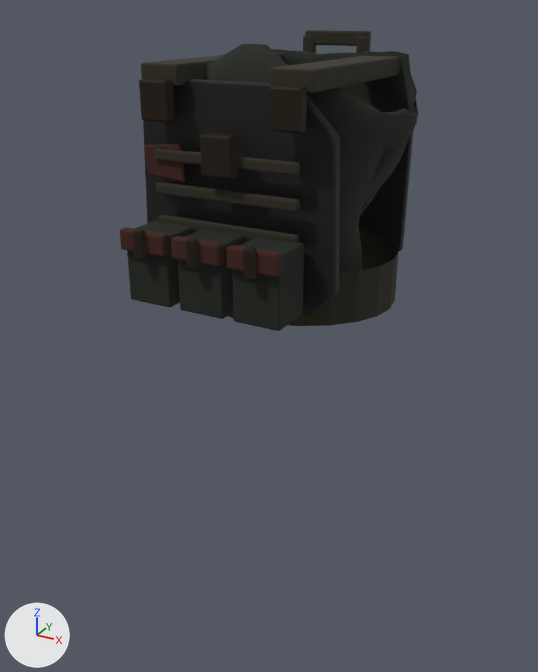
The glTF model docs/art/reviews/unified-equipment-ballistic-vest-v1/vest/equipment_ballistic_vest_unified_v1_male_slim.glb as it was, and as the next commit left it.
Rendered twice from a 50 mm lens placed at (0.631, -1.188, 1.555), pointed at (-0.025, 0.006, 0.958). The lights are fixed; the arrows at lower left show +X, +Y and +Z. The older version comes first. Where no turn or scale is listed for an object, it has been applied to the vertices. Vertices at exactly the same position are counted once.

Names of what the first picture shows: 'equipment_ballistic_vest_unified_v1_male_slim_plates_webbing_po', 'equipment_ballistic_vest_unified_v1_male_slim_soft_carrier'.
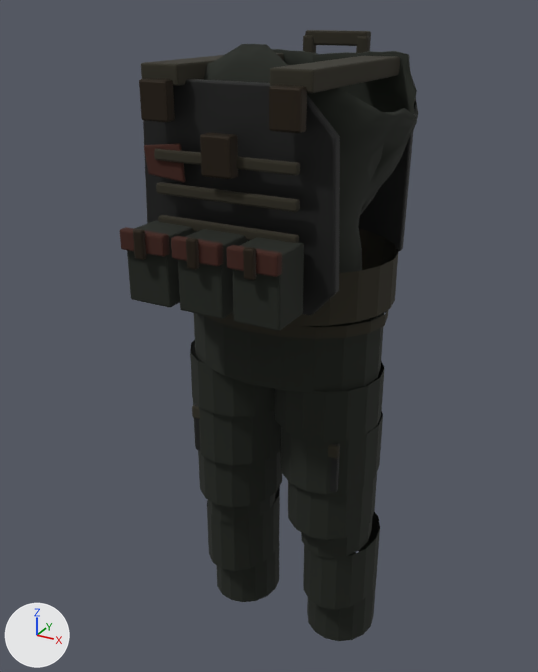
Patch to the scene script:
```diff
--- a/docs/art/reviews/unified-equipment-ballistic-vest-v1/vest/equipment_ballistic_vest_unified_v1_male_slim.glb.py
+++ b/docs/art/reviews/unified-equipment-ballistic-vest-v1/vest/equipment_ballistic_vest_unified_v1_male_slim.glb.py
@@ me_equipment_ballistic_vest_unified_v1_male_slim_details_mesh @@
 # used by ob_equipment_ballistic_vest_unified_v1_male_slim_plates_webbing_po; location = (0.0, 0.0, 0.0)
-me_equipment_ballistic_vest_unified_v1_male_slim_details_mesh.from_pydata(...)  # 1560 vertices, 2972 faces; spans x -0.217..0.217, y -0.288..0.246, z 1.058..1.516
+me_equipment_ballistic_vest_unified_v1_male_slim_details_mesh.from_pydata(...)  # 2288 vertices, 3908 faces; spans x -0.217..0.217, y -0.288..0.246, z 0.242..1.516
+# me_equipment_ballistic_vest_unified_v1_male_slim_details_mesh part 1: the loose piece of 56 vertices spanning x 0.058..0.145, y -0.279..-0.261, z 1.195..1.23 is copied, and the copy is scaled about its middle by (1.07, 0.518, 0.802), then moved by (0.018, 0.203, -0.427), in mat_ballistic_vest_dusty_webbing; it spans x 0.073..0.166, y -0.073..-0.062, z 0.772..0.8
+# me_equipment_ballistic_vest_unified_v1_male_slim_details_mesh part 2: the loose piece of 56 vertices spanning x -0.145..-0.058, y -0.279..-0.261, z 1.195..1.23 is copied, and the copy is scaled about its middle by (1.07, 0.518, 0.802), then moved by (-0.018, 0.203, -0.427), in mat_ballistic_vest_dusty_webbing; it spans x -0.166..-0.073, y -0.073..-0.062, z 0.772..0.8
+# me_equipment_ballistic_vest_unified_v1_male_slim_details_mesh part 3: 616 vertices added at x -0.207..0.207, y -0.118..0.172, z 0.242..1.042
+# me_equipment_ballistic_vest_unified_v1_male_slim_details_mesh part 4: 2812 kept faces spanning x -0.217..0.217, y -0.288..0.246, z 1.058..1.516 get new texture (UV) coordinates
 me_equipment_ballistic_vest_unified_v1_male_slim_details_mesh.materials.append(mat_ballistic_vest_faded_olive_carrier)
```

What differs and where, as boxes [x1, y1, x2, y2] in the pictures (538 x 672 px):
'equipment_ballistic_vest_unified_v1_male_slim_plates_webbing_po', reshaped (103% taller): before [120, 30, 414, 331]; after [120, 30, 414, 641]
part 1 of me_equipment_ballistic_vest_unified_v1_male_slim_details_mesh, added: after [328, 444, 340, 459]
part 2 of me_equipment_ballistic_vest_unified_v1_male_slim_details_mesh, added: after [192, 405, 200, 419]
part 3 of me_equipment_ballistic_vest_unified_v1_male_slim_details_mesh, added: after [190, 310, 388, 641]
part 4 of me_equipment_ballistic_vest_unified_v1_male_slim_details_mesh, surface changed: [191, 308, 390, 331] in both
